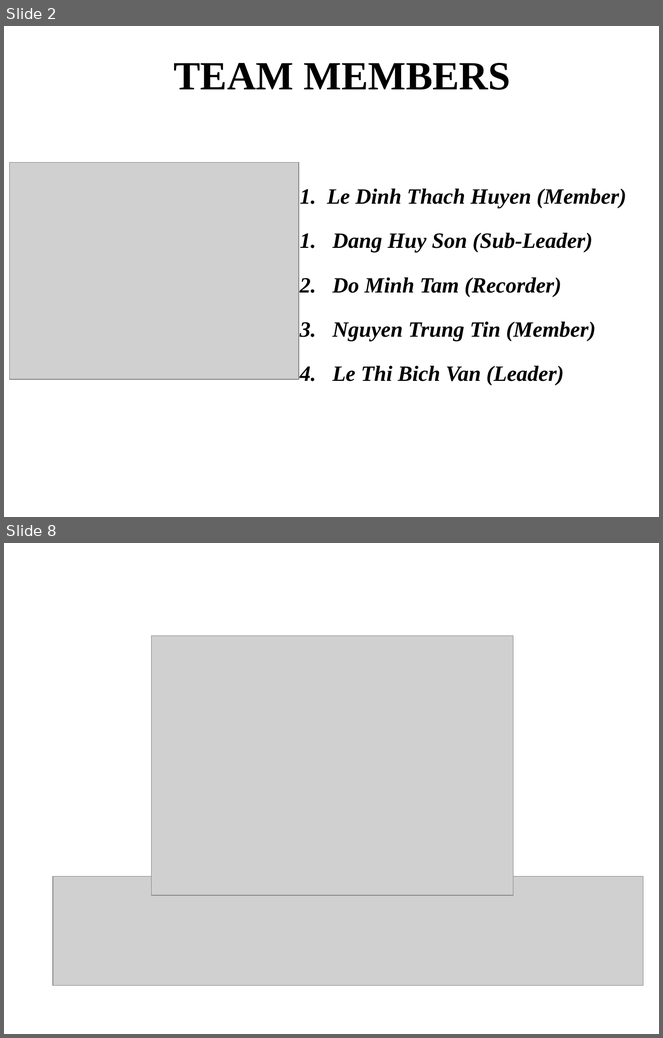
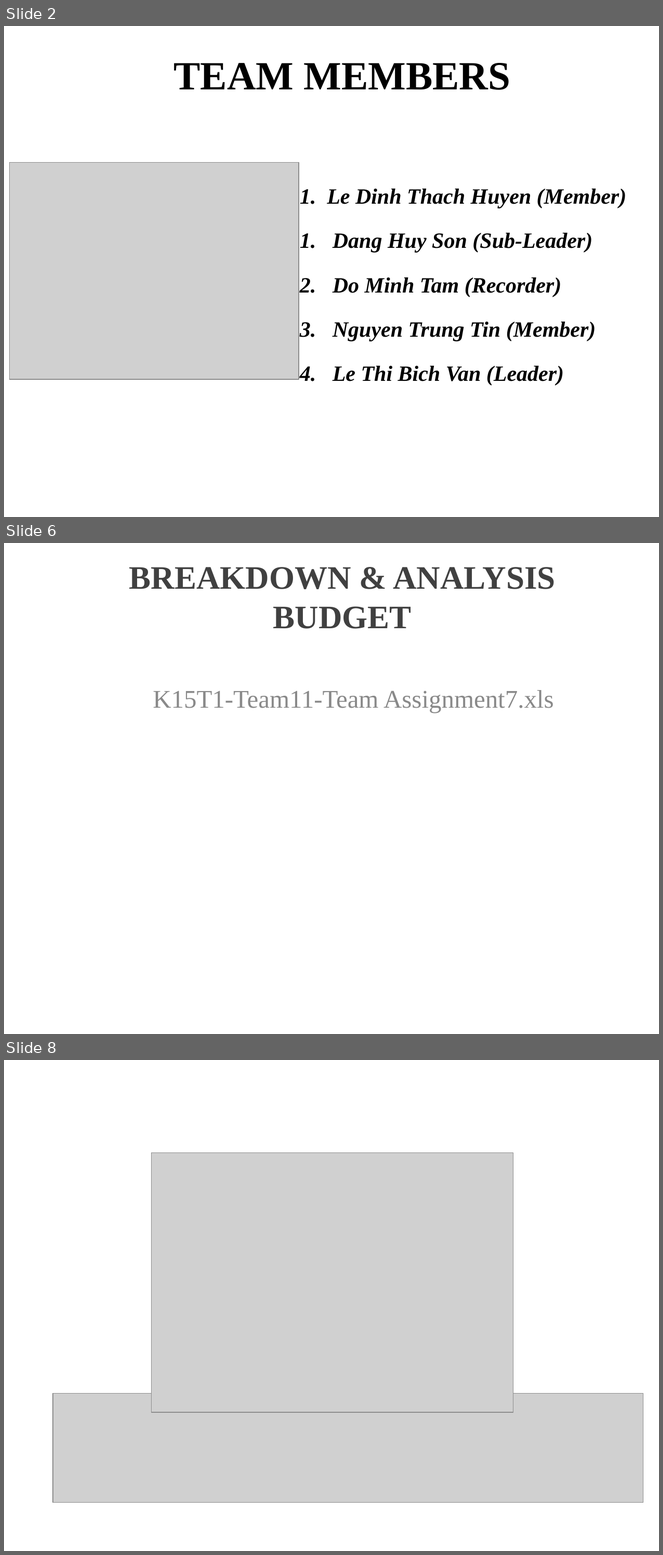
Before and after one commit to T138384/vlu-k15t1-team11, a slide deck: SMA - Software Measurement & Analysis/Assignment-07/K15T1-Team11-Team Assignment7/K15T1-Team11-Team Assignment7.ppt. Shown one above the other, each under a label of ours: slides 2 and 8 before the commit, slides 2, 6 and 8 after it; the slides between them are not shown. The pictures are 663x1038 and 663x1555 pixels, drawn with LibreOffice and Linux fonts; fonts in the diff are those of the drawing; grey boxes stand for pictures; background and template pictures are left out. Boxes give left, top, right and bottom in pixels: in the first picture for what was removed or moved away, otherwise in the second. Text is boxed around its words. In the diff, an @@ line names an element or a change of style, - is before the commit and + after.

```diff
--- a/SMA - Software Measurement & Analysis/Assignment-07/K15T1-Team11-Team Assignment7/K15T1-Team11-Team Assignment7.ppt
+++ b/SMA - Software Measurement & Analysis/Assignment-07/K15T1-Team11-Team Assignment7/K15T1-Team11-Team Assignment7.ppt
@@ slide 6 added at bbox=[4, 543, 659, 1034], background picture (left out) @@
@@ title added at bbox=[129, 567, 556, 629], 36 pt, text #404040, bold @@
+BREAKDOWN & ANALYSIS BUDGET
@@ subtitle added at bbox=[153, 690, 554, 713], 28 pt, text #898989 @@
+K15T1-Team11-Team Assignment7.xls
```
Also in this commit, not shown: 1 slide changed, 3 other slides added, 4 slides removed, 4 other files.
